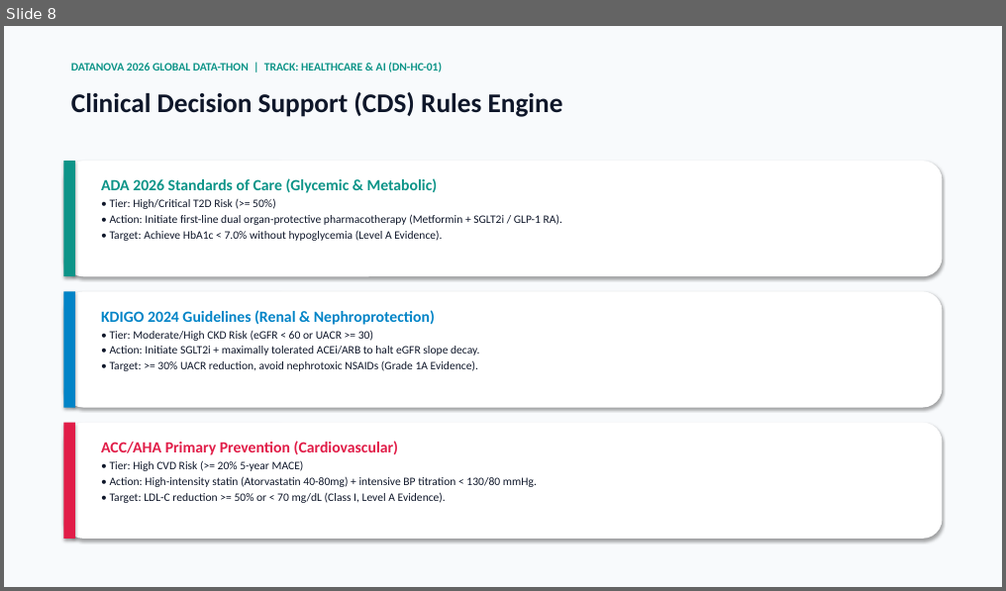
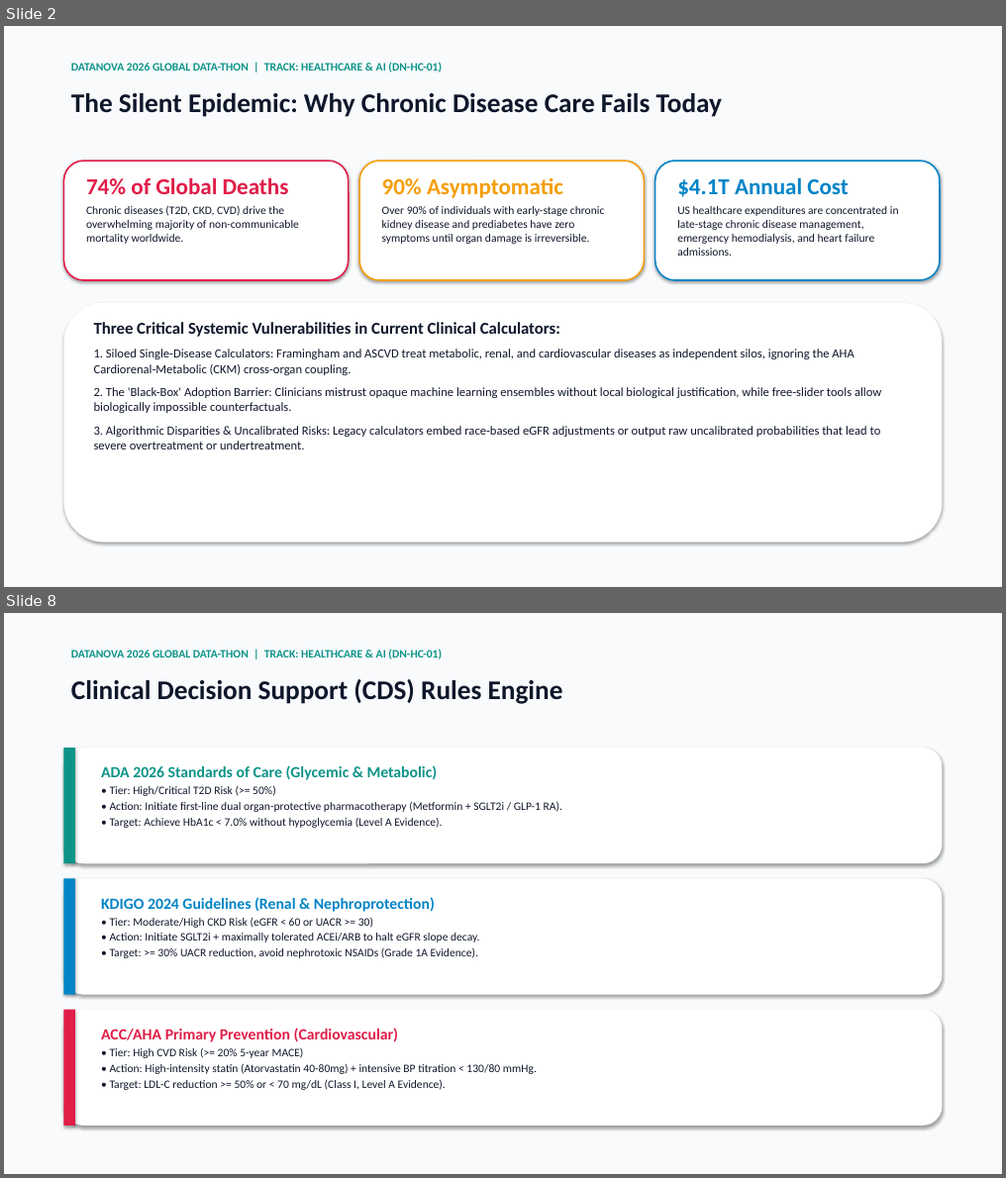
Before and after one commit to armageden/vitarisk-cds, a slide deck: frontend/dist/presentation/VitaRisk_CDS_DataNova2026_Presentation.pptx. Shown one above the other, each under a label of ours: slide 8 before the commit, slides 2 and 8 after it; the slides between them are not shown. The pictures are 1006x591 and 1006x1178 pixels, drawn with LibreOffice and Linux fonts; fonts in the diff are those of the drawing. Boxes give left, top, right and bottom in pixels: in the first picture for what was removed or moved away, otherwise in the second. Text is boxed around its words. In the diff, an @@ line names an element or a change of style, - is before the commit and + after.

```diff
--- a/frontend/dist/presentation/VitaRisk_CDS_DataNova2026_Presentation.pptx
+++ b/frontend/dist/presentation/VitaRisk_CDS_DataNova2026_Presentation.pptx
@@ slide 2 added at box(4, 26, 1002, 587), background #FFFFFF @@
@@ rectangle added at box(4, 26, 1002, 587), fill #F8FAFC @@
@@ text added at box(71, 62, 442, 73), 11 pt, text #0D9488, bold @@
+DATANOVA 2026 GLOBAL DATA-THON | TRACK: HEALTHCARE & AI (DN-HC-01)
@@ text added at box(71, 93, 722, 117), 26 pt, text #0F172A, bold @@
+The Silent Epidemic: Why Chronic Disease Care Fails Today
@@ rounded rectangle added at box(63, 161, 349, 280), fill #FFFFFF, outline #E11D48 1.5 pt @@
@@ rounded rectangle added at box(359, 161, 645, 280), fill #FFFFFF, outline #F59E0B 1.5 pt @@
@@ rounded rectangle added at box(655, 161, 940, 280), fill #FFFFFF, outline #0284C7 1.5 pt @@
@@ text added at box(86, 177, 299, 244), 11 pt, text #0F172A @@
+74% of Global Deaths
+Chronic diseases (T2D, CKD, CVD) drive the overwhelming majority of non-communicable mortality worldwide.
@@ text added at box(382, 177, 605, 244), 11 pt, text #0F172A @@
+90% Asymptomatic
+Over 90% of individuals with early-stage chronic kidney disease and prediabetes have zero symptoms until organ damage is irreversible.
@@ text added at box(677, 177, 899, 256), 11 pt, text #0F172A @@
+$4.1T Annual Cost
+US healthcare expenditures are concentrated in late-stage chronic disease management, emergency hemodialysis, and heart failure admissions.
@@ rounded rectangle added at box(63, 303, 943, 543), fill #FFFFFF @@
@@ text added at box(94, 322, 881, 450), 12 pt, text #0F172A @@
+Three Critical Systemic Vulnerabilities in Current Clinical Calculators:
+1. Siloed Single-Disease Calculators: Framingham and ASCVD treat metabolic, renal, and cardiovascular diseases as independent silos, ignoring the AHA Cardiorenal-Metabolic (CKM) cross-organ coupling.
+2. The 'Black-Box' Adoption Barrier: Clinicians mistrust opaque machine learning ensembles without local biological justification, while free-slider tools allow biologically impossible counterfactuals.
+3. Algorithmic Disparities & Uncalibrated Risks: Legacy calculators embed race-based eGFR adjustments or output raw uncalibrated probabilities that lead to severe overtreatment or undertreatment.
```
Also in this commit, not shown: 5 slides changed, 5 other slides added, 6 slides removed, 17 other files.
